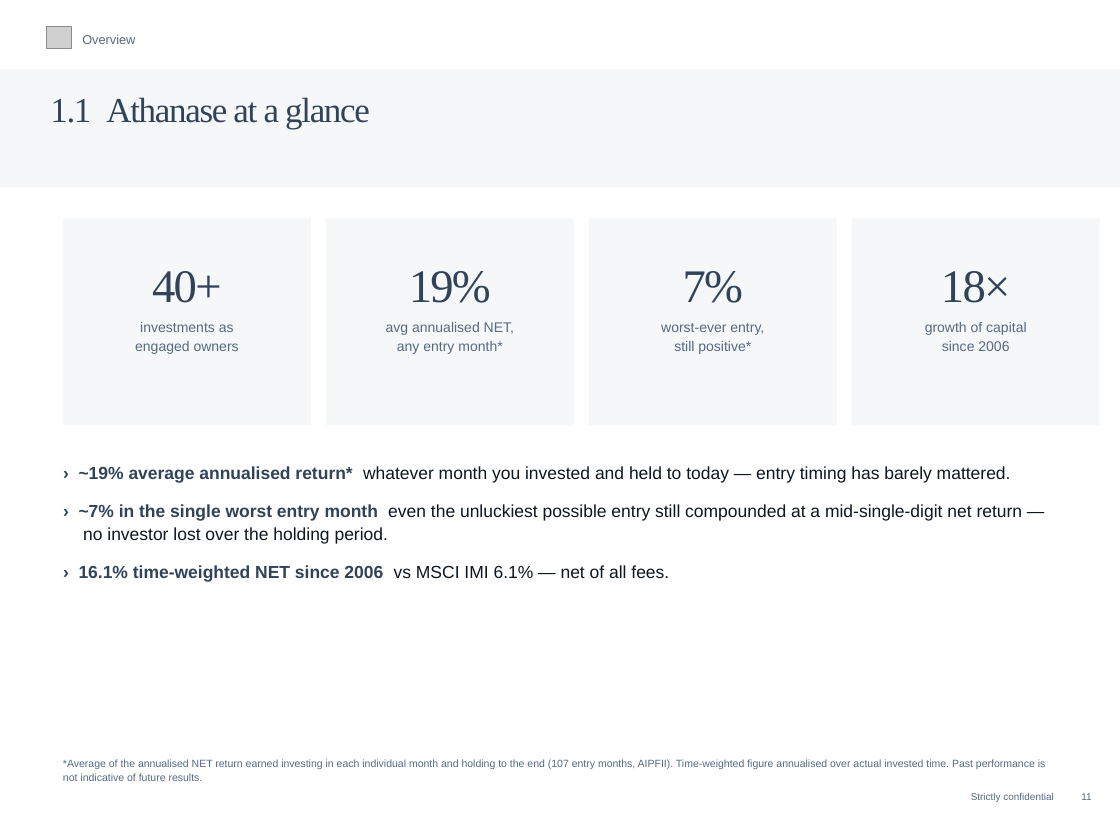
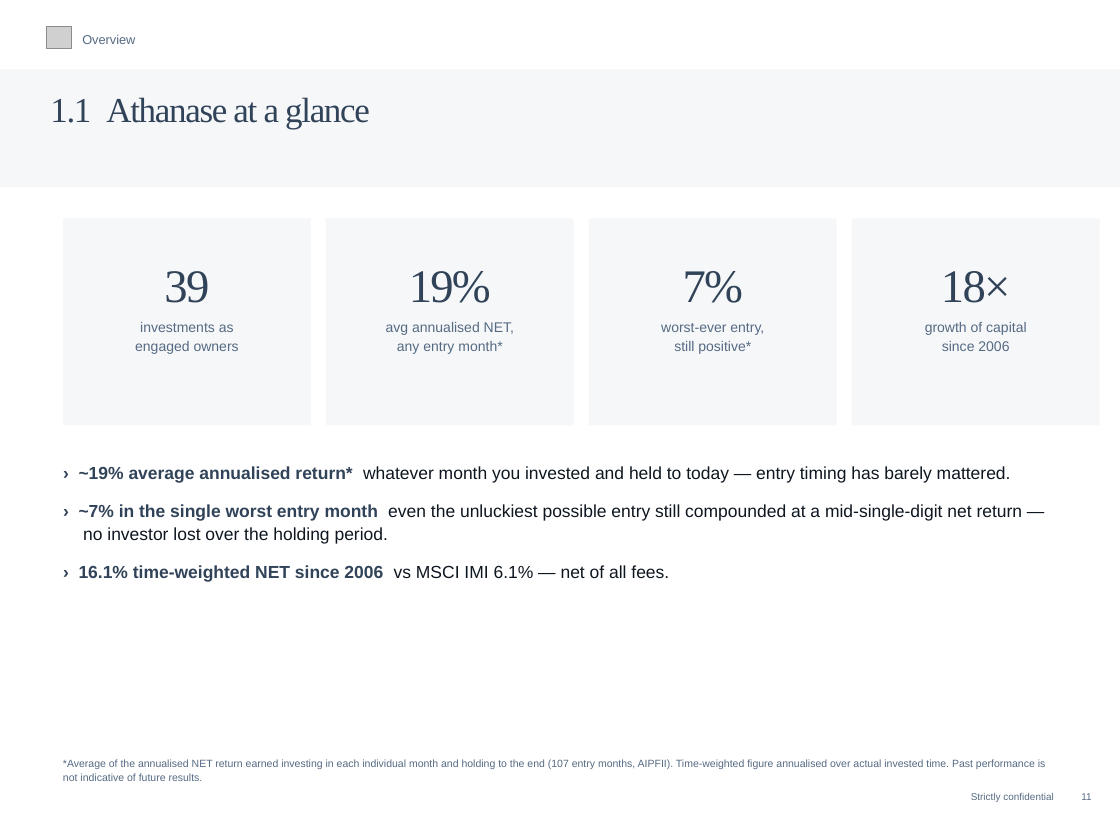
Before and after one commit to charette-lab/Claude, a slide deck: slide 14 of Athanase_Engaged_Ownership_Allocator_Deck.pptx. Drawn at 1120x840 pixels with LibreOffice and Linux fonts; fonts in the diff are those of the drawing; grey boxes stand for pictures. Boxes give left, top, right and bottom in pixels: in the first picture for what was removed or moved away, otherwise in the second. Text is boxed around its words. In the diff, an @@ line names an element or a change of style, - is before the commit and + after.

```diff
--- a/Athanase_Engaged_Ownership_Allocator_Deck.pptx
+++ b/Athanase_Engaged_Ownership_Allocator_Deck.pptx
@@ text at [164, 271, 209, 303]: text changed @@
-40+
+39
```
Also in this commit, not shown: 3 other slides changed, 1 other file.
